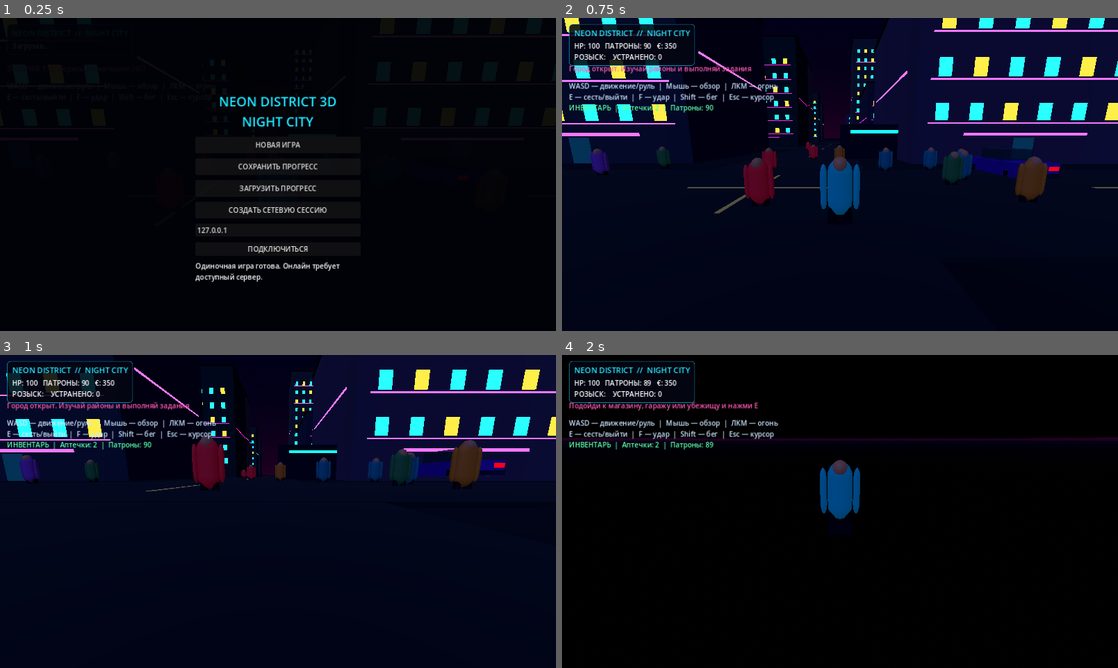
Above: before the commit, frames 1-4 (two rows, left to right).
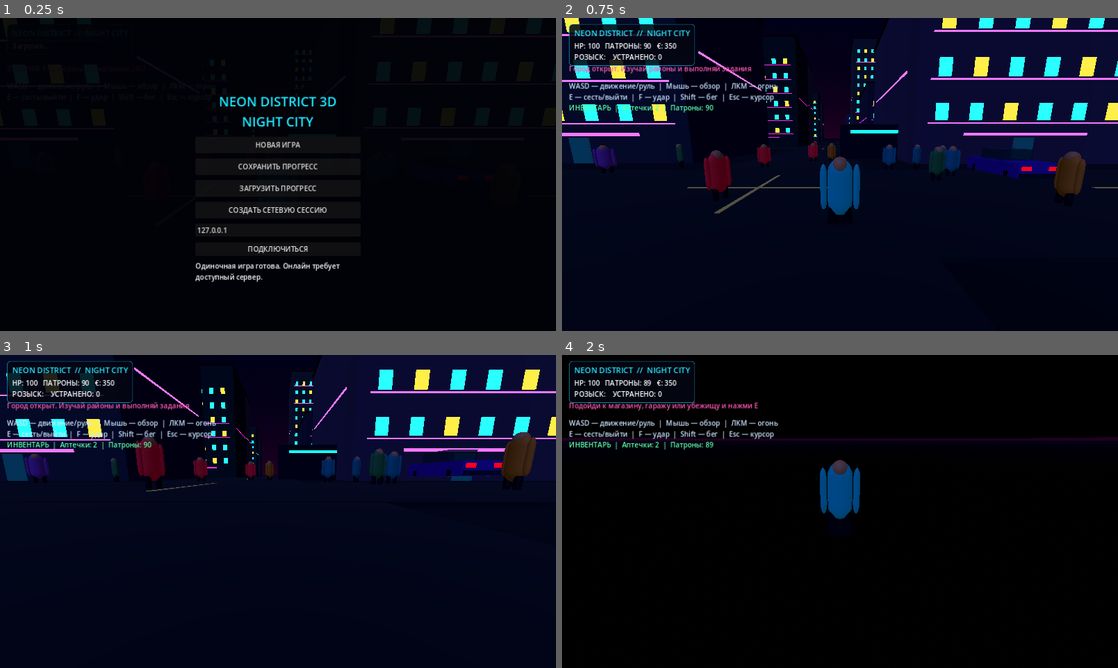
Above: after the commit, the same moments.

Repository: Samdi0/NeonDistrict3D
Game: Godot game, scene res://main.tscn
Two runs of this game, one before a commit and one after it. Both use one fixed random seed, a clock stepped at 60 frames per second and the inputs below.
Inputs (mouse positions are in pixels of both pictures, inside the frame that each line leads up to):
- Up to frame 1 (0.25 s): no input
- Up to frame 2 (0.75 s): click "НОВАЯ ИГРА" at 0.5 s
- Up to frame 3 (1 s): no input
- Up to frame 4 (2 s): tap Enter at 1.25 s; move the mouse to (867, 511) at 1.27 s; hold W (move_forward) from 1.28 s (still down); tap E at 1.35 s; click (867, 511) at 1.42 s; tap Space (jump) at 1.52 s

The runs differ from the first frame. In frame 2, 3.8% of the frame differs, in the area x 5-95%, y 39-60%; in frame 3, 4.1%, in the area x 3-97%, y 24-44%; in frame 4, nothing differs.
Error before the commit: Invalid type in function '_play_visual_animation' in base 'CharacterBody3D (player.gd)'. The array of argument 1 (Array) does not have the same element type as…
Error after the commit: Invalid type in function '_play_visual_animation' in base 'CharacterBody3D (npc.gd)'. The array of argument 1 (Array) does not have the same element type as th…

Commit message:
Add imported GLB model slots and animation state playback

Diff:
--- a/scripts/npc.gd
+++ b/scripts/npc.gd
@@ -6,21 +6,35 @@
 var wander_dir := Vector3.ZERO
 var change_timer := 0.0
 var attack_timer := 0.0
+var visual_root: Node3D
+var visual_animation: AnimationPlayer
 
 func _ready() -> void:
     add_to_group("people")
-    var outfit_color := Color(0.035, 0.12, 0.55) if is_police else (Color(0.72, 0.08, 0.19) if is_hostile else [Color(0.08, 0.42, 0.5), Color(0.48, 0.22, 0.62), Color(0.72, 0.42, 0.12), Color(0.16, 0.42, 0.25)].pick_random())
-    var skin := _npc_material(Color(0.68, 0.45, 0.32))
-    var outfit := _npc_material(outfit_color, is_police or is_hostile)
-    var trousers := _npc_material(Color(0.035, 0.045, 0.085))
-    _npc_part(CapsuleMesh.new(), Vector3(0, 1.0, 0), Vector3(0.72, 0.8, 0.42), outfit)
-    _npc_part(SphereMesh.new(), Vector3(0, 1.62, 0), Vector3(0.44, 0.48, 0.42), skin)
-    _npc_part(CapsuleMesh.new(), Vector3(-0.2, 0.42, 0), Vector3(0.22, 0.65, 0.23), trousers)
-    _npc_part(CapsuleMesh.new(), Vector3(0.2, 0.42, 0), Vector3(0.22, 0.65, 0.23), trousers)
-    _npc_part(CapsuleMesh.new(), Vector3(-0.43, 1.0, 0), Vector3(0.18, 0.62, 0.18), outfit)
-    _npc_part(CapsuleMesh.new(), Vector3(0.43, 1.0, 0), Vector3(0.18, 0.62, 0.18), outfit)
-    if is_police:
-        _npc_part(BoxMesh.new(), Vector3(0, 1.9, 0), Vector3(0.5, 0.12, 0.48), _npc_material(Color(0.04, 0.18, 0.95), true))
+    visual_root = Node3D.new()
+    visual_root.name = "CharacterVisual"
+    add_child(visual_root)
+    var model_path := "res://assets/models/npc.glb"
+    if ResourceLoader.exists(model_path):
+        var packed := load(model_path) as PackedScene
+        if packed:
+            var imported := packed.instantiate()
+            visual_root.add_child(imported)
+            visual_animation = _find_animation_player(imported)
+            _play_visual_animation(["Idle", "idle"])
+    else:
+        var outfit_color := Color(0.035, 0.12, 0.55) if is_police else (Color(0.72, 0.08, 0.19) if is_hostile else [Color(0.08, 0.42, 0.5), Color(0.48, 0.22, 0.62), Color(0.72, 0.42, 0.12), Color(0.16, 0.42, 0.25)].pick_random())
+        var skin := _npc_material(Color(0.68, 0.45, 0.32))
+        var outfit := _npc_material(outfit_color, is_police or is_hostile)
+        var trousers := _npc_material(Color(0.035, 0.045, 0.085))
+        _npc_part(CapsuleMesh.new(), Vector3(0, 1.0, 0), Vector3(0.72, 0.8, 0.42), outfit)
+        _npc_part(SphereMesh.new(), Vector3(0, 1.62, 0), Vector3(0.44, 0.48, 0.42), skin)
+        _npc_part(CapsuleMesh.new(), Vector3(-0.2, 0.42, 0), Vector3(0.22, 0.65, 0.23), trousers)
+        _npc_part(CapsuleMesh.new(), Vector3(0.2, 0.42, 0), Vector3(0.22, 0.65, 0.23), trousers)
+        _npc_part(CapsuleMesh.new(), Vector3(-0.43, 1.0, 0), Vector3(0.18, 0.62, 0.18), outfit)
+        _npc_part(CapsuleMesh.new(), Vector3(0.43, 1.0, 0), Vector3(0.18, 0.62, 0.18), outfit)
+        if is_police:
+            _npc_part(BoxMesh.new(), Vector3(0, 1.9, 0), Vector3(0.5, 0.12, 0.48), _npc_material(Color(0.04, 0.18, 0.95), true))
     var col := CollisionShape3D.new()
     var shape := CapsuleShape3D.new()
     shape.radius = 0.32
@@ -29,6 +43,24 @@
     col.position.y = 0.78
     add_child(col)
     _choose_direction()
+
+func _find_animation_player(root: Node) -> AnimationPlayer:
+    if root is AnimationPlayer:
+        return root
+    for child in root.get_children():
+        var found := _find_animation_player(child)
+        if found:
+            return found
+    return null
+
+func _play_visual_animation(candidates: Array[String]) -> void:
+    if not visual_animation:
+        return
+    for candidate in candidates:
+        if visual_animation.has_animation(candidate):
+            if visual_animation.current_animation != candidate:
+                visual_animation.play(candidate)
+            return
 
 func _npc_material(color: Color, glow := false) -> StandardMaterial3D:
     var material := StandardMaterial3D.new()
@@ -45,7 +77,7 @@
     part.position = part_position
     part.scale = part_scale
     part.material_override = material
-    add_child(part)
+    visual_root.add_child(part)
 
 func _physics_process(delta: float) -> void:
     change_timer -= delta
@@ -59,6 +91,11 @@
             if attack_timer <= 0.0 and global_position.distance_to(player.global_position) < 1.8:
                 player.set("health", max(0, int(player.get("health")) - (5 if is_police else 3)))
                 attack_timer = 1.0
+    if wander_dir.length() > 0.1:
+        visual_root.rotation.y = atan2(wander_dir.x, wander_dir.z)
+        _play_visual_animation(["Run", "run", "Jog", "jog"] if is_hostile else ["Walk", "walk", "Jog", "jog"])
+    else:
+        _play_visual_animation(["Idle", "idle"])
     velocity.x = wander_dir.x * (2.8 if is_hostile else 1.5)
     velocity.z = wander_dir.z * (2.8 if is_hostile else 1.5)
     if not is_on_floor():
